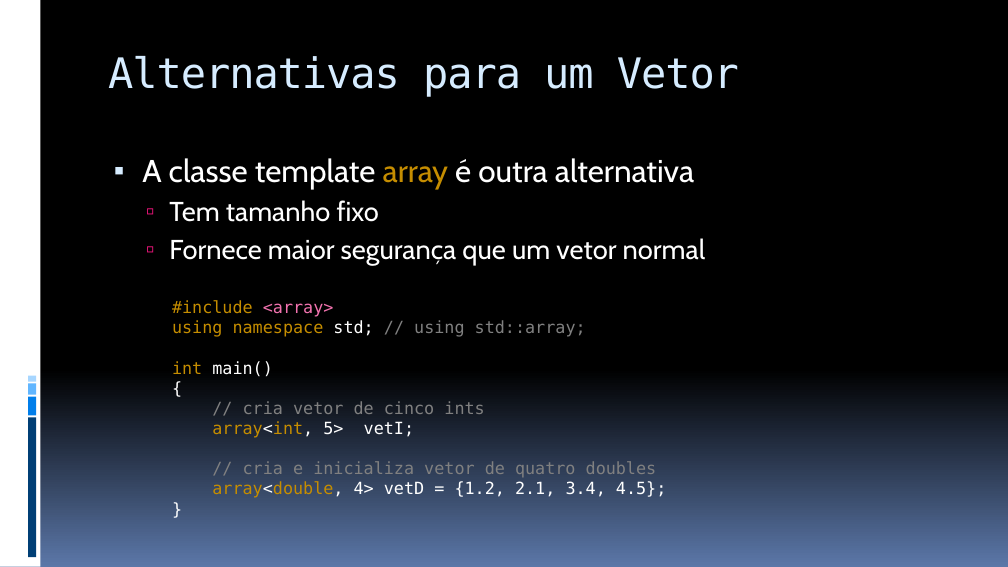
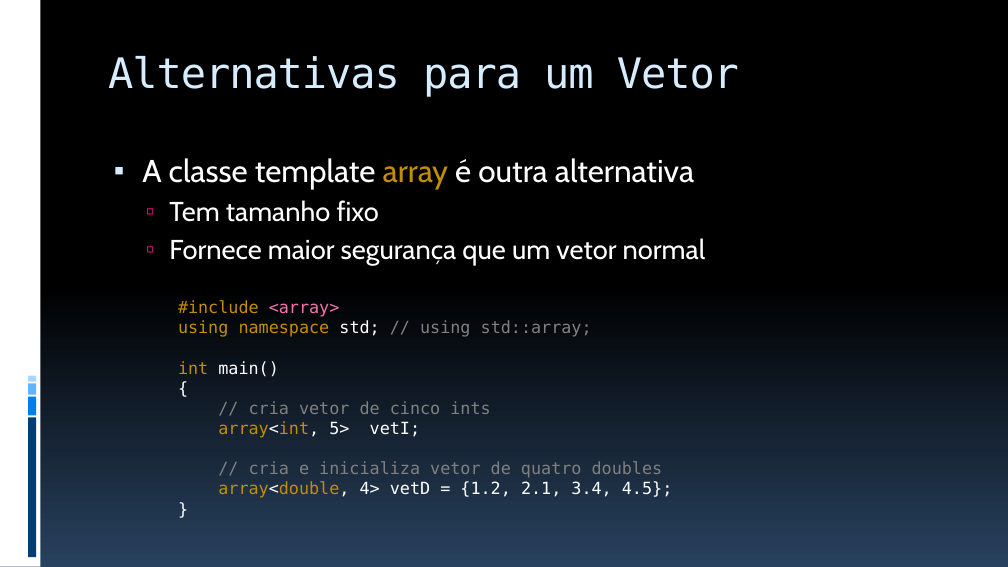
Before and after one commit to JudsonSS/ProgComp, a slide deck: slide 29 of Slides/10. Vetores.pptx. Drawn at 1008x567 pixels with LibreOffice and Linux fonts; fonts in the diff are those of the drawing. Boxes give left, top, right and bottom in pixels: in the first picture for what was removed or moved away, otherwise in the second. Text is boxed around its words. In the diff, an @@ line names an element or a change of style, - is before the commit and + after.

Commit message:
Novo Design

```diff
--- a/Slides/10. Vetores.pptx
+++ b/Slides/10. Vetores.pptx
@@ background gradient #000000 to #5B77A8 to gradient #000000 to #28415E @@
@@ text "#include <array>": place and size @@
-text "#include <array>" at (172, 300, 666, 498)
+text "#include <array>" at (178, 300, 672, 498)
```
Also in this commit, not shown: 29 other slides changed, 1 slide removed.
